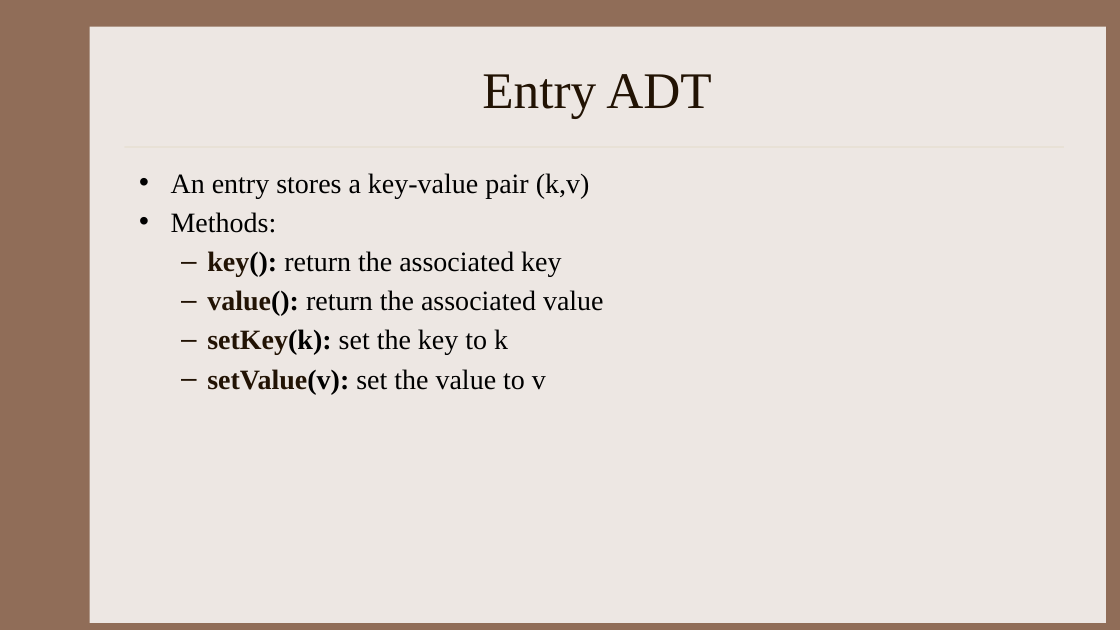
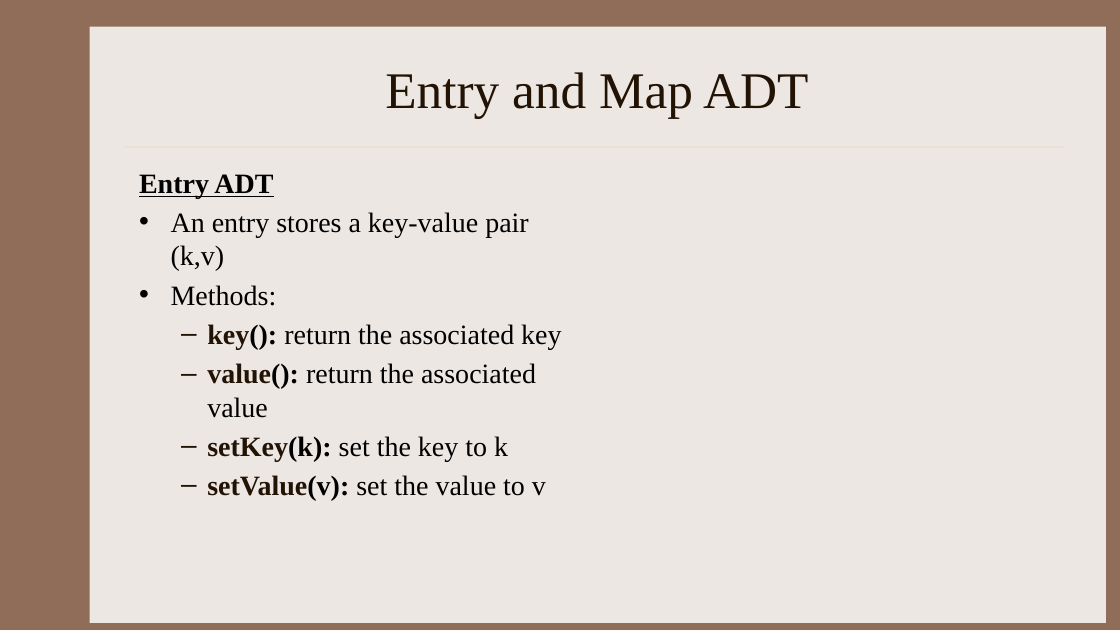
Before and after one commit to kapsitis/rbs-datastructures, a slide deck: slide 5 of slides/DS_Week11_01_MapsAndHashing.pptx. Drawn at 1120x630 pixels with LibreOffice and Linux fonts; fonts in the diff are those of the drawing; grey boxes stand for pictures. Boxes give left, top, right and bottom in pixels: in the first picture for what was removed or moved away, otherwise in the second. Text is boxed around its words. In the diff, an @@ line names an element or a change of style, - is before the commit and + after.

```diff
--- a/slides/DS_Week11_01_MapsAndHashing.pptx
+++ b/slides/DS_Week11_01_MapsAndHashing.pptx
@@ title at bbox=[385, 72, 808, 118]: text changed @@
-Entry ADT
+Entry and Map ADT
@@ text at bbox=[139, 174, 273, 198]: paragraph added @@
+Entry ADT
```
Also in this commit, not shown: 1 slide removed, 26 other files.
